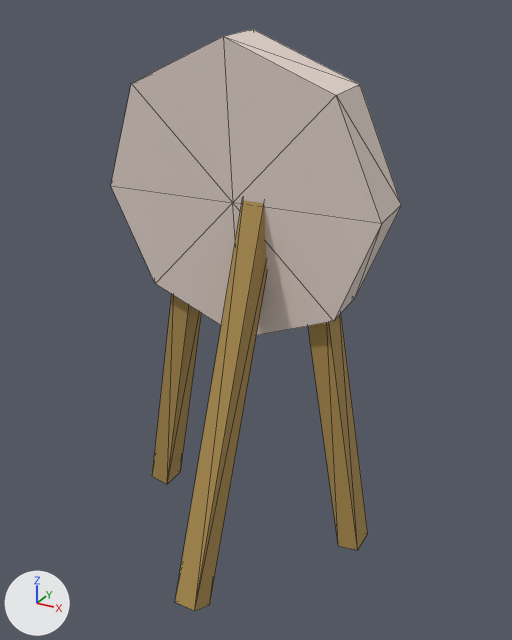
Before and after pictures for a commit that changed the FBX model MedivalMarksman (1)/Assets/Models/Models/Target_low.FBX.
Camera for both pictures: a camera (50 mm lens) standing at (13.91, 58.37, 2.87) and looking at (12.72, 60.53, 1.79). The lights are fixed; the arrows at lower left show +X, +Y and +Z. Mesh edges are drawn as thin lines. Where no turn or scale is listed for an object, it has been applied to the vertices.
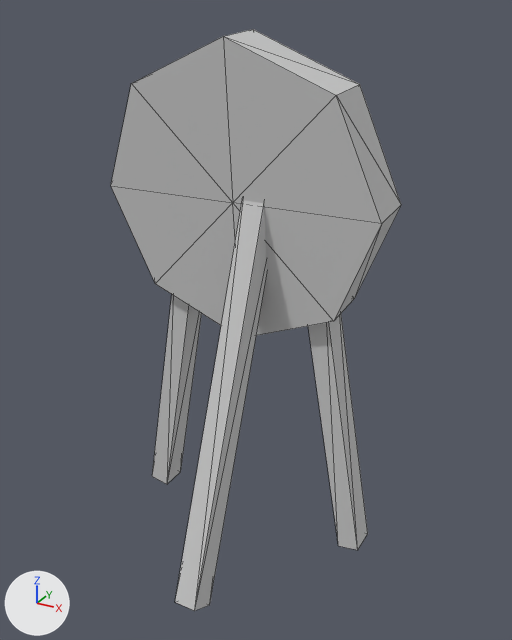
The newer file is also turned or shifted as a whole; pictures and numbers use the older file's frame.

Where the change shows, as pixel boxes [x1, y1, x2, y2] in the pictures (512 x 640 px):
part 1 of me_mesh, recoloured (brown to grey)
    both: [152, 200, 368, 611]
part 2 of me_mesh, recoloured
    both: [111, 29, 401, 336]

What changed in the scene script:
```text
Add mat_03___default:
    mat_03___default = principled_material('03 - Default')
    mat_03___default.base_color = (0.588, 0.588, 0.588)  # light grey #cacaca
    mat_03___default.roughness = 0.859
Change me_mesh:
    where me_mesh.from_pydata(...)  # 50 vertices, 78 faces; spans x -0.57..0.57, y -0.55..0.25, z -1.51..0.59
    used by ob_cylinder145; location = (12.592, 60.586, 2.215)
    remove me_mesh.materials.append(mat_material__48)  # brown #553826
    me_mesh part 1: all 30 faces that had it switch from mat_material__18 (brown #aa8b4d) to mat_03___default (light grey #cacaca)
    me_mesh part 2: all 40 faces that had it switch from mat_material__47 (white #e5d6ce) to mat_03___default (light grey #cacaca)
```
